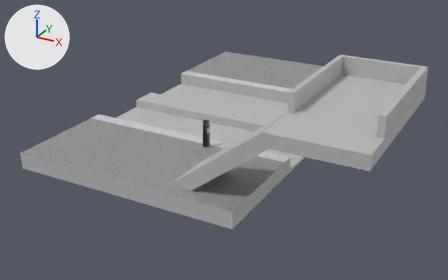
The FBX model Assets/Meshes/Smithsonian_Metro/Smithsonian_Metro.fbx, before and after one commit.
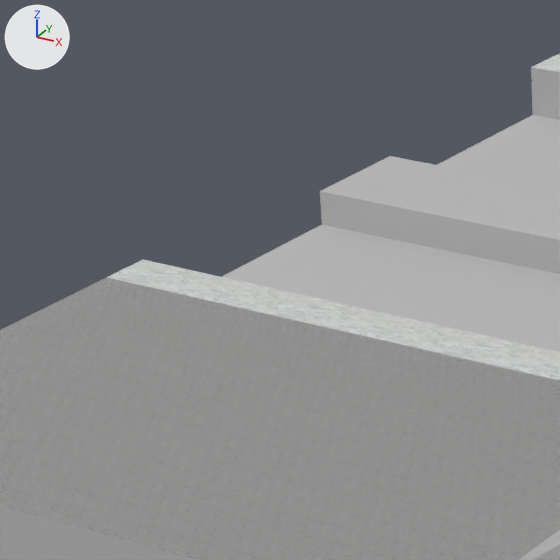
Each version is shown whole from a camera (50 mm lens) standing at (0.66, -1.213, 0.556) and looking at (0.04, -0.086, -0.008), then close up on the part from 15% to 42% of the width and 21% to 64% of the height. The lights are fixed; the arrows at upper left show +X, +Y and +Z. Where no turn or scale is listed for an object, it has been applied to the vertices.
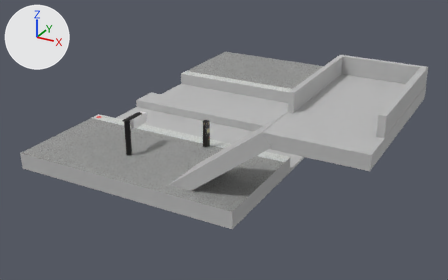
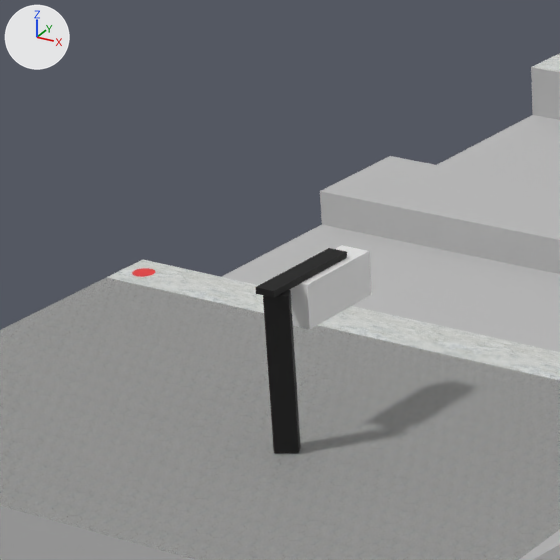
The newer file is also rescaled (x5.659), turned or shifted as a whole; pictures and numbers use the older file's frame.

Location of each change, [x1, y1, x2, y2] in pixels of the close-ups (560 x 560 px):
'Cube', added (black): after [263, 290, 301, 453]
'Cube.002', added: after [290, 245, 372, 330]
'Cube.001', added (black): after [256, 248, 347, 298]
'Cylinder', added: after [132, 268, 155, 277]

The change, as a list of edits to the scene's bpy script:
```text
Add mat_black_001:
    mat_black_001 = principled_material('Black.001')
    mat_black_001.base_color = (0.0, 0.0, 0.0)  # black #000000
    mat_black_001.roughness = 0.693
Add mat_emissive_platformlight:
    mat_emissive_platformlight = principled_material('Emissive_PlatformLight')
    mat_emissive_platformlight.base_color = (0.8, 0.0431, 0.0431)  # red #e73b3b
    mat_emissive_platformlight.roughness = 0.69
Add mat_smithsoniansign:
    mat_smithsoniansign = principled_material('SmithsonianSign')
    mat_smithsoniansign.base_color = (0.8, 0.8, 0.8)  # white #e7e7e7
    mat_smithsoniansign.roughness = 0.553
Add me_cube_002:
    me_cube_002.from_pydata(...)  # a box spanning x -0.0046..0.0046, y -0.0254..0.0254, z -0.0015..0.0015
    me_cube_002.materials.append(mat_black_001)  # black #000000
Add me_cylinder_001:
    me_cylinder_001.from_pydata(...)  # 32 vertices, 1 face; spans x -0.00553..0.00553, y -0.00553..0.00553, z 0.0
    me_cylinder_001.materials.append(mat_emissive_platformlight)  # red #e73b3b
Add me_cube_001:
    me_cube_001.from_pydata([(-0.0028, -0.0056, -0.0355), (-0.0028, -0.0056, 0.0355), (-0.0063, 0.0003, -0.0355), (-0.0063, 0.0003, 0.0355), (0.0063, -0.0003, -0.0355), (0.0063, -0.0003, 0.0355), (0.0028, 0.0056, -0.0355), (0.0028, 0.0056, 0.0355)], [], [(1, 3, 2, 0), (3, 7, 6, 2), (7, 5, 4, 6), (5, 1, 0, 4), (0, 2, 6, 4), (5, 7, 3, 1)])
    me_cube_001.materials.append(mat_black_001)  # black #000000
Add me_cube_005:
    me_cube_005.from_pydata(...)  # a box spanning x -0.0072..0.0072, y -0.0222..0.0222, z -0.01..0.01
    me_cube_005.materials.append(mat_smithsoniansign)  # white #e7e7e7
Add ob_cube_001:
    ob_cube_001 = bpy.data.objects.new('Cube.001', me_cube_002)
    ob_cube_001.location = (-0.0467, -0.3015, 0.106)
Add ob_cylinder:
    ob_cylinder = bpy.data.objects.new('Cylinder', me_cylinder_001)
    ob_cylinder.location = (-0.2287, -0.1905, 0.033)
Add ob_cube:
    ob_cube = bpy.data.objects.new('Cube', me_cube_001)
    ob_cube.location = (-0.0444, -0.3222, 0.069)
Add ob_cube_002:
    ob_cube_002 = bpy.data.objects.new('Cube.002', me_cube_005)
    ob_cube_002.location = (-0.0456, -0.2873, 0.0948)
```
